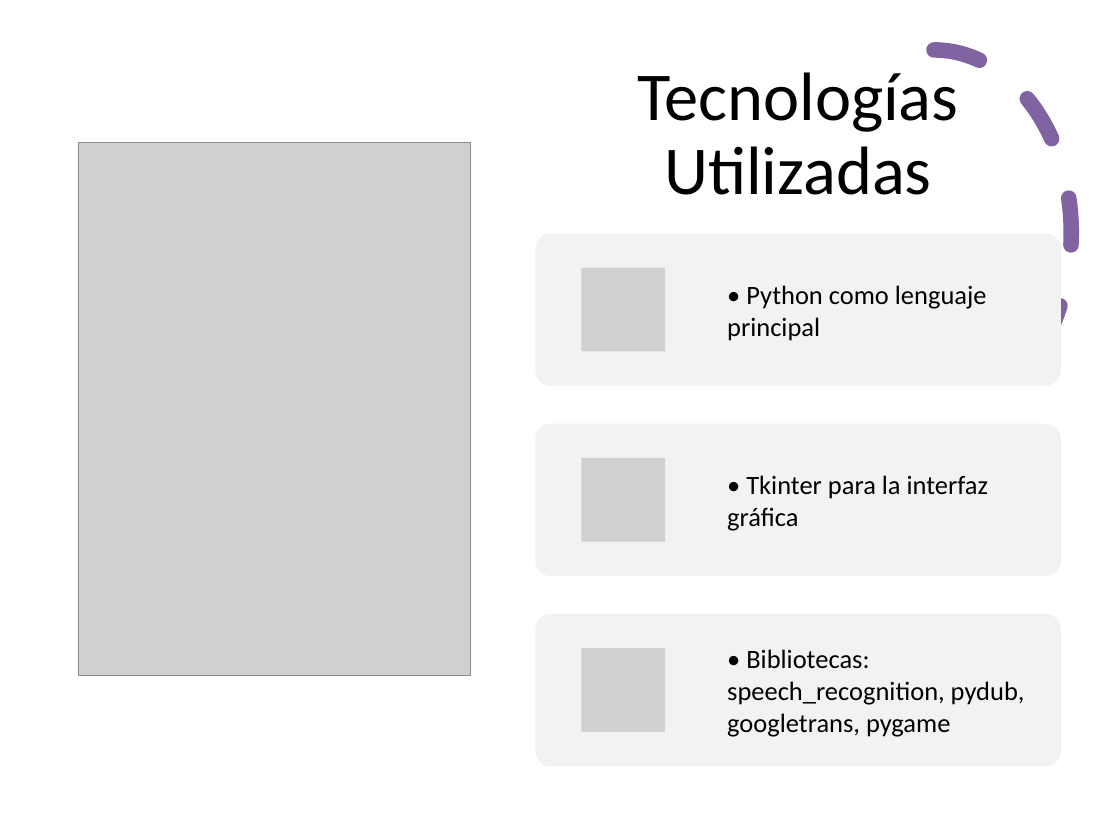
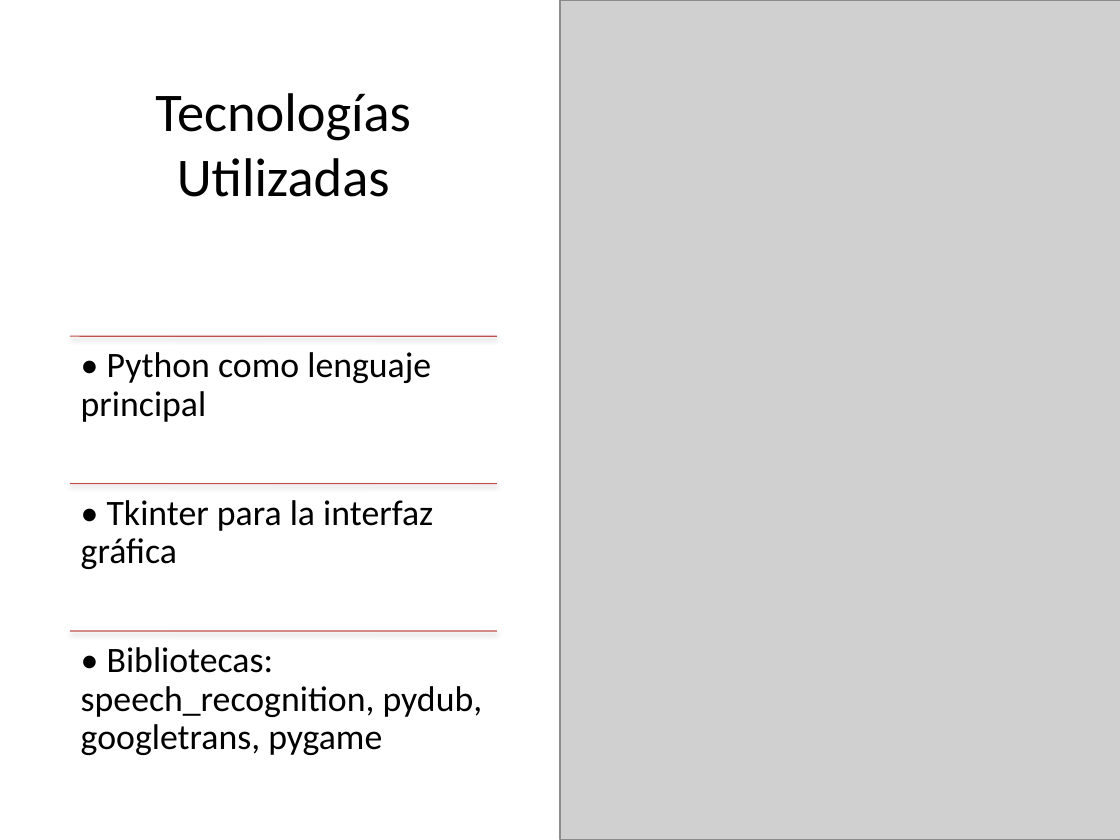
Before and after one commit to jonatha1992/Transcriptor, a slide deck: slide 10 of Presentacion_Transcriptor.pptx (slide 7 before the commit). Drawn at 1120x840 pixels with LibreOffice and Linux fonts; fonts in the diff are those of the drawing; grey boxes stand for pictures. Boxes give left, top, right and bottom in pixels: in the first picture for what was removed or moved away, otherwise in the second. Text is boxed around its words. In the diff, an @@ line names an element or a change of style, - is before the commit and + after.

```diff
--- a/Presentacion_Transcriptor.pptx
+++ b/Presentacion_Transcriptor.pptx
@@ rectangle added at (x1=0, y1=0, x2=783, y2=280), fill #FFFFFF @@
@@ picture resized from (x1=78, y1=142, x2=470, y2=675) to (x1=560, y1=0, x2=1120, y2=840) @@
@@ title "Tecnologías Utilizadas" moved from (x1=637, y1=72, x2=958, y2=195) to (x1=155, y1=93, x2=411, y2=197) @@
@@ title "Tecnologías Utilizadas" at (x1=155, y1=93, x2=411, y2=197): size 44 to 35 pt; line spacing 0.9 to 1 @@
@@ arc (boxed as its full ellipse) removed at (x1=796, y1=50, x2=1071, y2=417) @@
@@ text "• Python como lenguaje principal" moved from (x1=727, y1=285, x2=987, y2=341) to (x1=81, y1=352, x2=431, y2=422) @@
@@ line added from (69, 336) to (497, 336), #C0504D 0.75 pt @@
@@ text "• Tkinter para la interfaz ..." moved from (x1=727, y1=475, x2=988, y2=531) to (x1=81, y1=500, x2=433, y2=569) @@
@@ line added from (69, 484) to (497, 484), #C0504D 0.75 pt @@
@@ size 17 to 23 pt; line spacing 1 to 0.9; more space between paragraphs; vertical alignment middle to top in 3 elements at (x1=81, y1=352, x2=431, y2=422), (x1=81, y1=500, x2=433, y2=569), (x1=81, y1=647, x2=483, y2=755) @@
@@ text "• Bibliotecas: speech_recognition, pydub, googletrans, ..." moved from (x1=727, y1=649, x2=1025, y2=737) to (x1=81, y1=647, x2=483, y2=755) @@
@@ line added from (69, 631) to (497, 631), #C0504D 0.75 pt @@
@@ group removed at (x1=535, y1=233, x2=1061, y2=766): 3 rounded rectangles, 3 pictures @@
```
Also in this commit, not shown: 4 other slides changed, 3 slides added, 3 other files.
